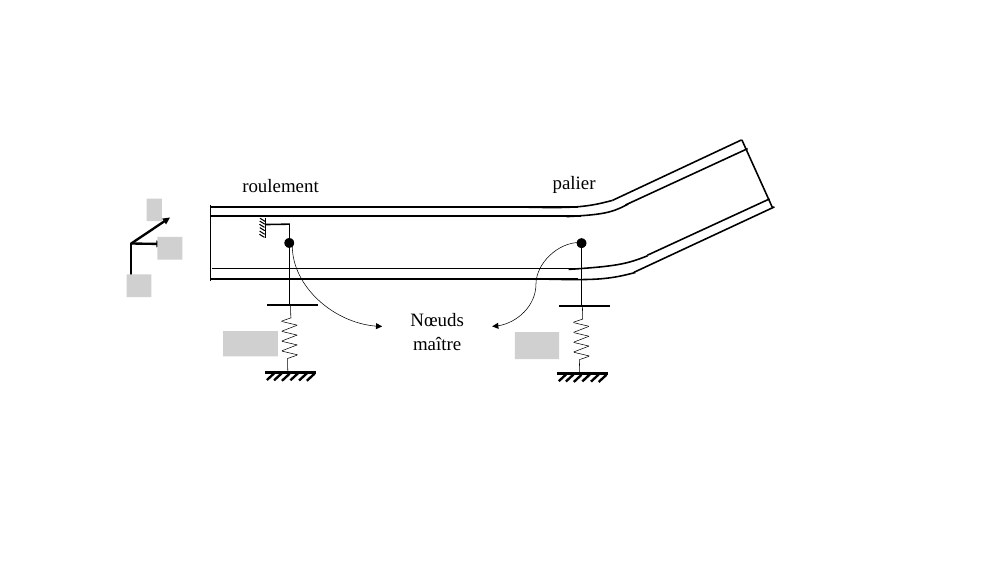
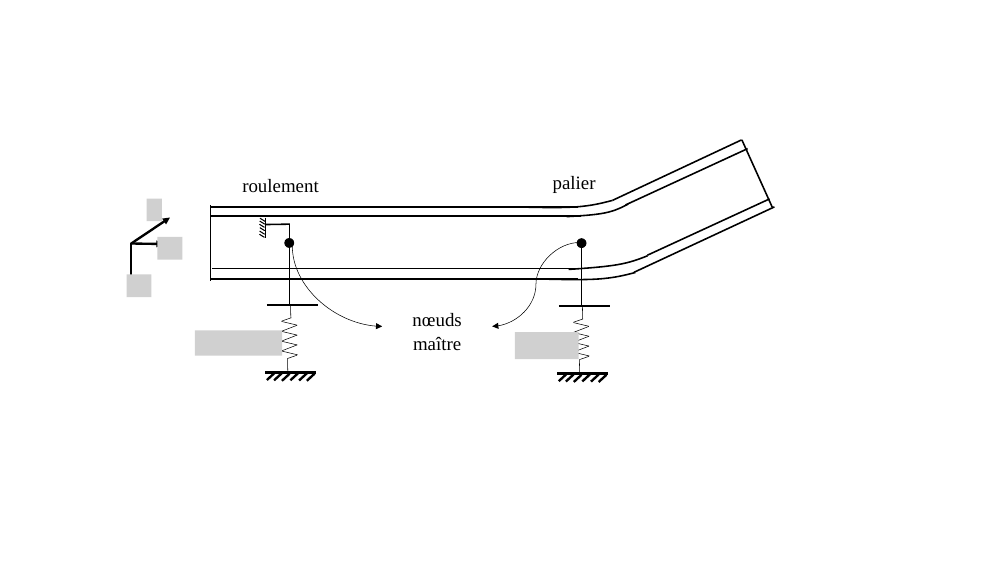
Before and after one commit to SilunZ/TheseME, a slide deck: slide 15 of CH3. modélisation du rotor/Figures/Figures.pptx. Drawn at 1008x567 pixels with LibreOffice and Linux fonts; fonts in the diff are those of the drawing; grey boxes stand for pictures. Boxes give left, top, right and bottom in pixels: in the first picture for what was removed or moved away, otherwise in the second. Text is boxed around its words. In the diff, an @@ line names an element or a change of style, - is before the commit and + after.

```diff
--- a/CH3. modélisation du rotor/Figures/Figures.pptx
+++ b/CH3. modélisation du rotor/Figures/Figures.pptx
@@ text at (412,313,461,350): text changed @@
-Nœuds maître
+nœuds maître
@@ picture: place and size @@
-picture at (223,331,278,357)
+picture at (195,330,282,356)
@@ picture: place and size @@
-picture at (515,332,560,359)
+picture at (515,332,578,359)
```
Also in this commit, not shown: 1 other slide changed, 4 other files.
